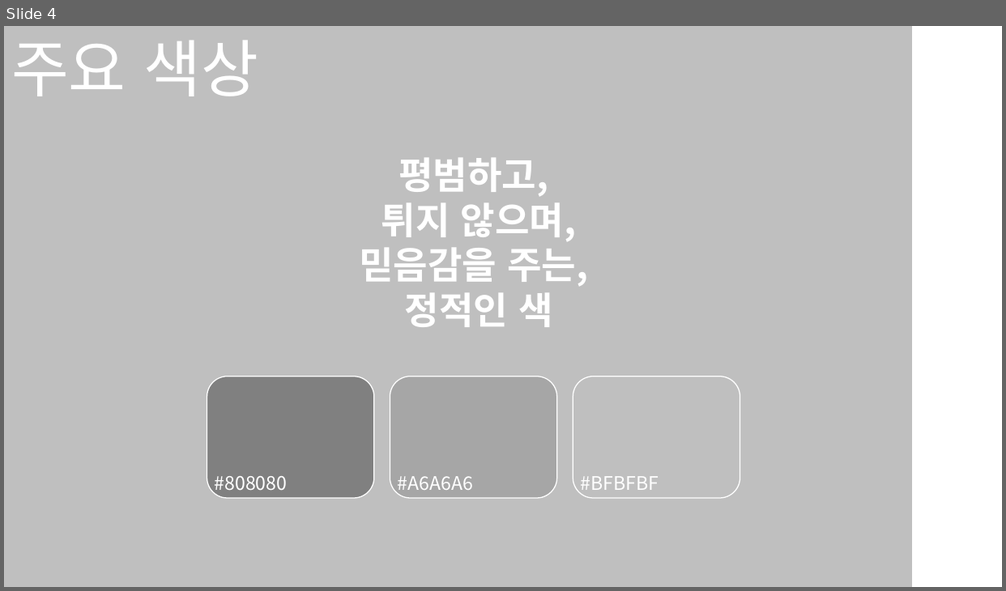
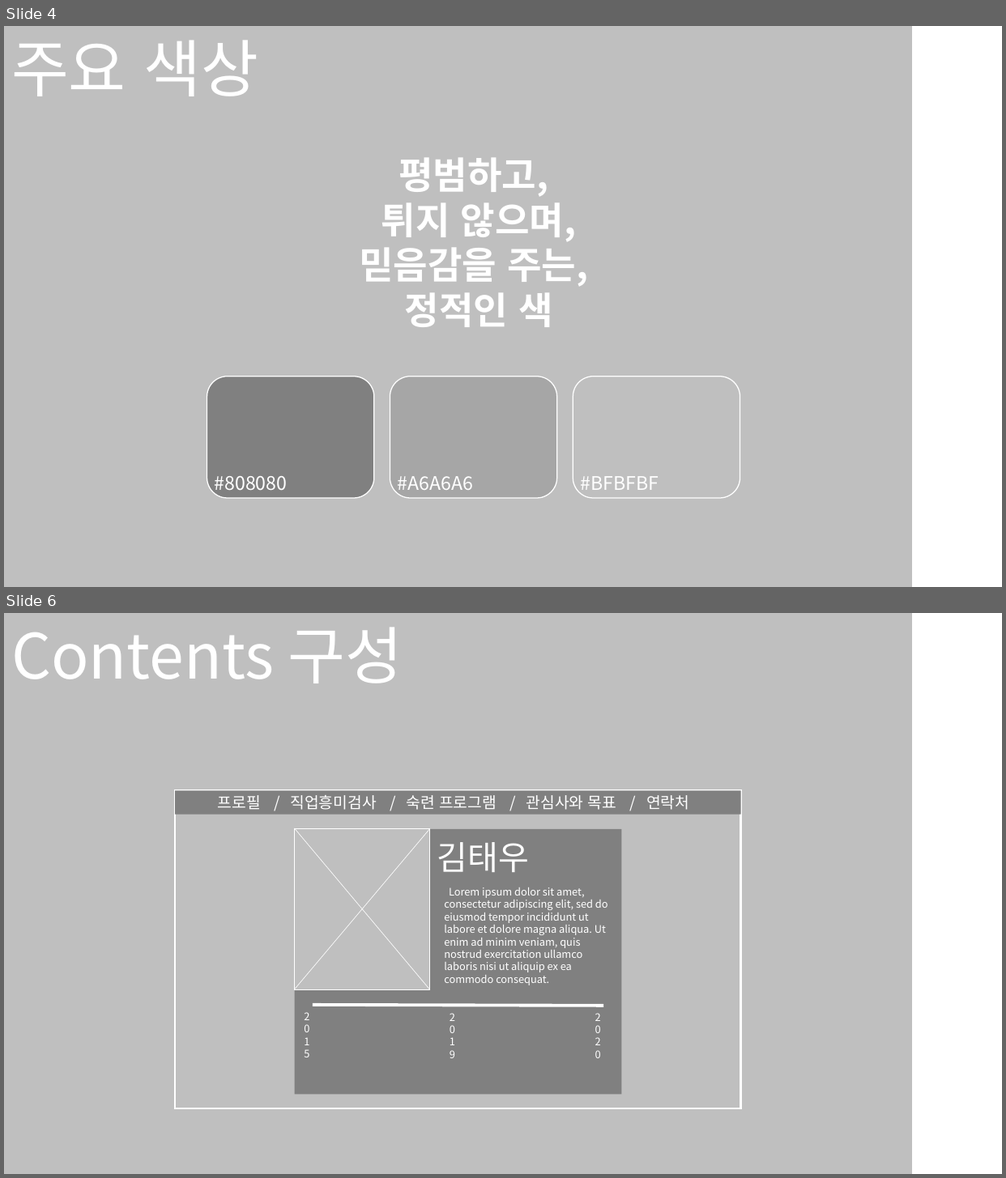
Before and after one commit to KTW-WTF/DJ, a slide deck: 자기소개서.pptx. Shown one above the other, each under a label of ours: slide 4 before the commit, slides 4 and 6 after it; the slides between them are not shown. The pictures are 1006x591 and 1006x1178 pixels, drawn with LibreOffice and Linux fonts; fonts in the diff are those of the drawing. Boxes give left, top, right and bottom in pixels: in the first picture for what was removed or moved away, otherwise in the second. Text is boxed around its words. In the diff, an @@ line names an element or a change of style, - is before the commit and + after.

```diff
--- a/자기소개서.pptx
+++ b/자기소개서.pptx
@@ slide 6 added at [4, 613, 1002, 1174], background #FFFFFF @@
@@ rectangle added at [4, 613, 912, 1174], fill #BFBFBF @@
@@ text added at [11, 627, 403, 683], 60 pt, text #FFFFFF @@
+Contents 구성
@@ rectangle added at [176, 791, 741, 1110], fill #BFBFBF, outline #FFFFFF 1.75 pt @@
@@ rectangle added at [176, 791, 741, 815], fill #808080, 15 pt, text #FFFFFF @@
+프로필 / 직업흥미검사 / 숙련 프로그램 / 관심사와 목표 / 연락처
@@ rectangle added at [295, 829, 621, 1095], fill #808080 @@
@@ rectangle added at [295, 829, 430, 990], fill #BFBFBF, outline #FFFFFF 1 pt @@
@@ line added from (295, 828) to (430, 990), #FFFFFF 0.5 pt @@
@@ line added from (430, 829) to (295, 990), #FFFFFF 0.5 pt @@
@@ text added at [437, 842, 529, 872], 32 pt, text #FFFFFF @@
+김태우
@@ text added at [444, 888, 608, 986], 10 pt, text #FFFFFF @@
+Lorem ipsum dolor sit amet, consectetur adipiscing elit, sed do eiusmod tempor incididunt ut labore et dolore magna aliqua. Ut enim ad minim veniam, quis nostrud exercitation ullamco laboris nisi ut aliquip ex ea commodo consequat.
@@ text added at [297, 1007, 313, 1072], 10 pt, text #FFFFFF @@
+2015
@@ line added from (313, 1005) to (603, 1006), #FFFFFF 3 pt @@
@@ text added at [442, 1007, 458, 1073], 10 pt, text #FFFFFF @@
+2019
@@ text added at [588, 1007, 604, 1073], 10 pt, text #FFFFFF @@
+2020
```
Also in this commit, not shown: 6 slides changed, 1 other slide added.
